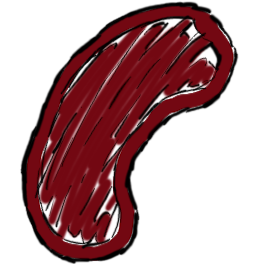
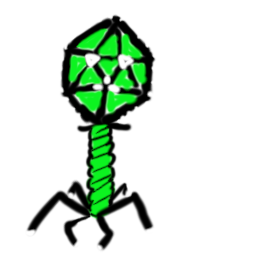
Layers edited between the first and the second 255×264 image:
hid "Ebene #1" over [20, 1, 239, 264]
hid "Eingefügte Ebene #2" over [24, 4, 234, 261]
added layer "Ebene #3" above "Ebene #2" over [23, 8, 162, 253]
